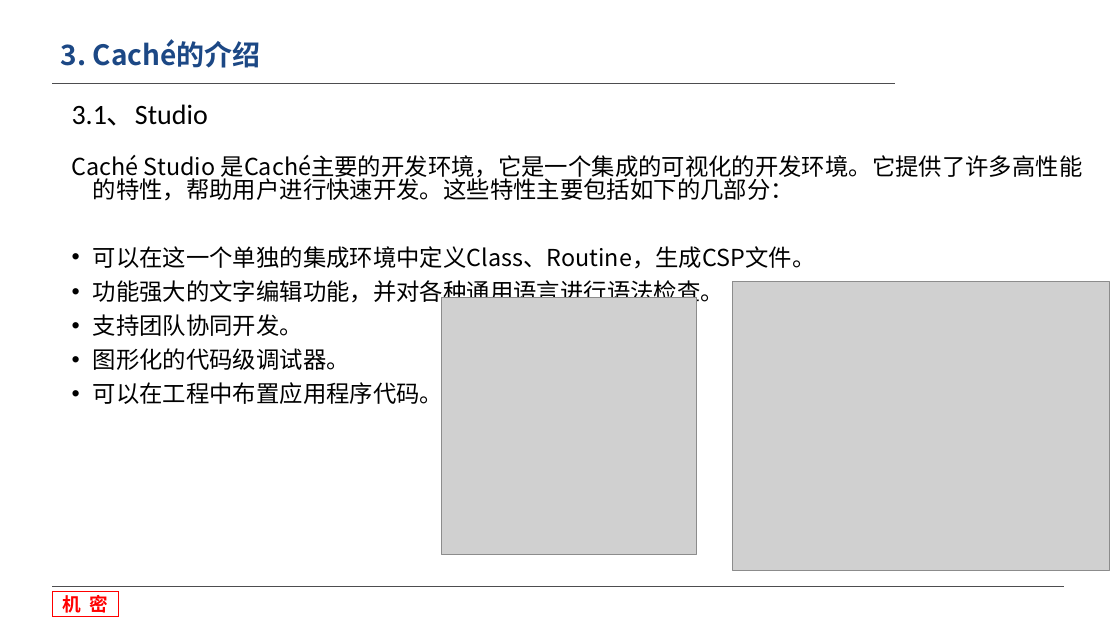
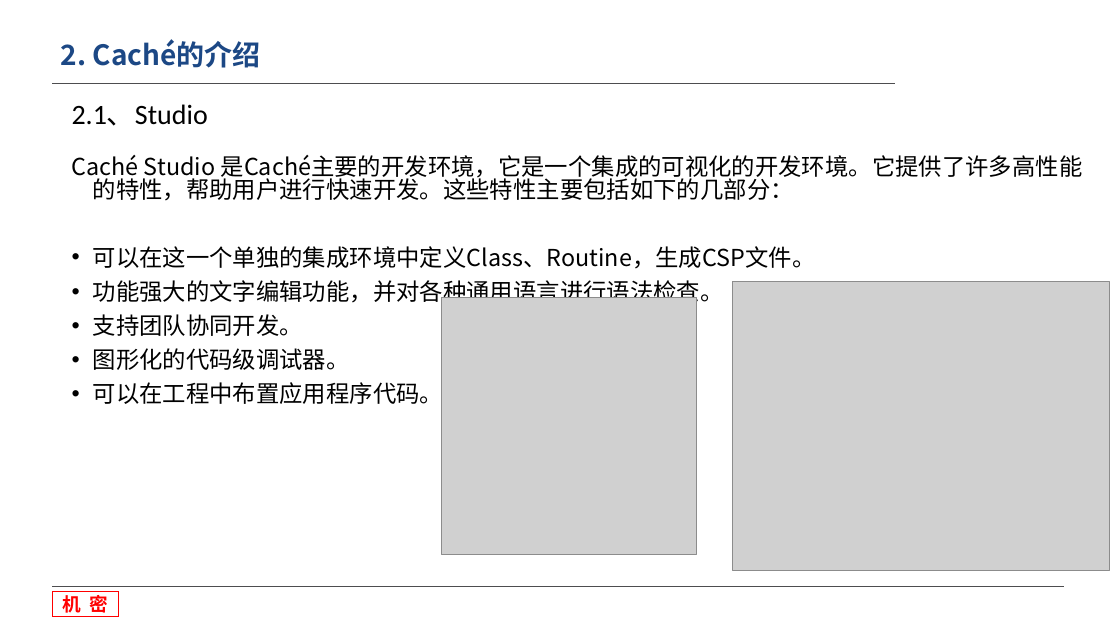
Before and after one commit to wang107014/WorkSpace, a slide deck: slide 11 of 收费-MD/文档/数据库安装和介绍培训.pptx (slide 14 before the commit). Drawn at 1120x630 pixels with LibreOffice and Linux fonts; fonts in the diff are those of the drawing; grey boxes stand for pictures; background and template pictures are left out. Boxes give left, top, right and bottom in pixels: in the first picture for what was removed or moved away, otherwise in the second. Text is boxed around its words. In the diff, an @@ line names an element or a change of style, - is before the commit and + after.

```diff
--- a/收费-MD/文档/数据库安装和介绍培训.pptx
+++ b/收费-MD/文档/数据库安装和介绍培训.pptx
@@ title at (61,39,261,68): text changed @@
-3. Caché的介绍
+2. Caché的介绍
@@ text at (72,104,208,126): text changed @@
-3.1、Studio
+2.1、Studio
```
Also in this commit, not shown: 16 other slides changed, 3 slides added, 18 other files.
